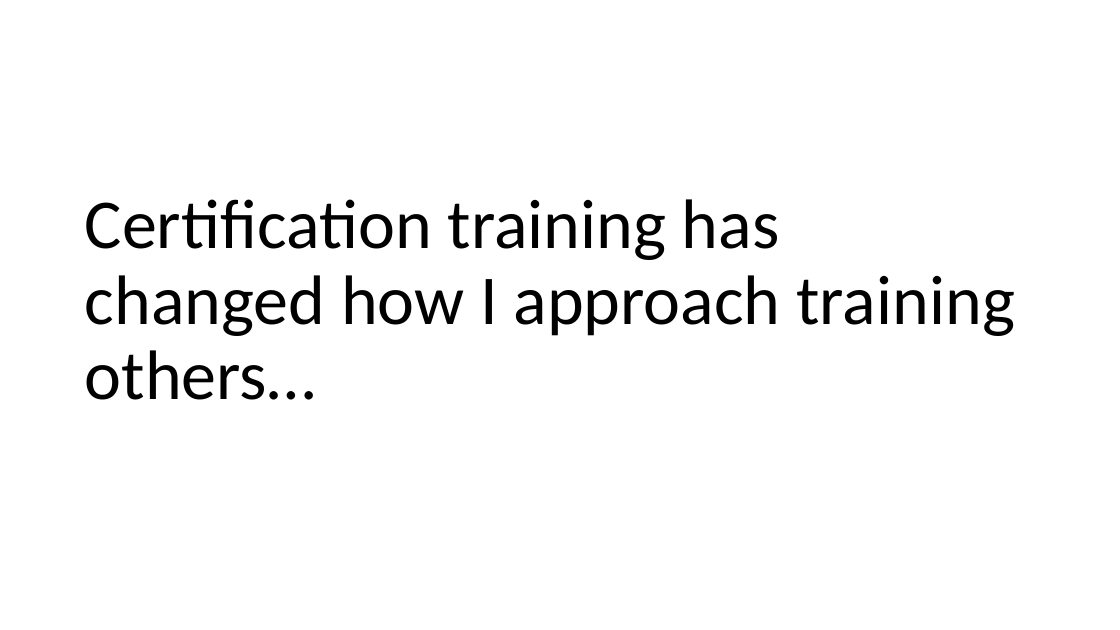
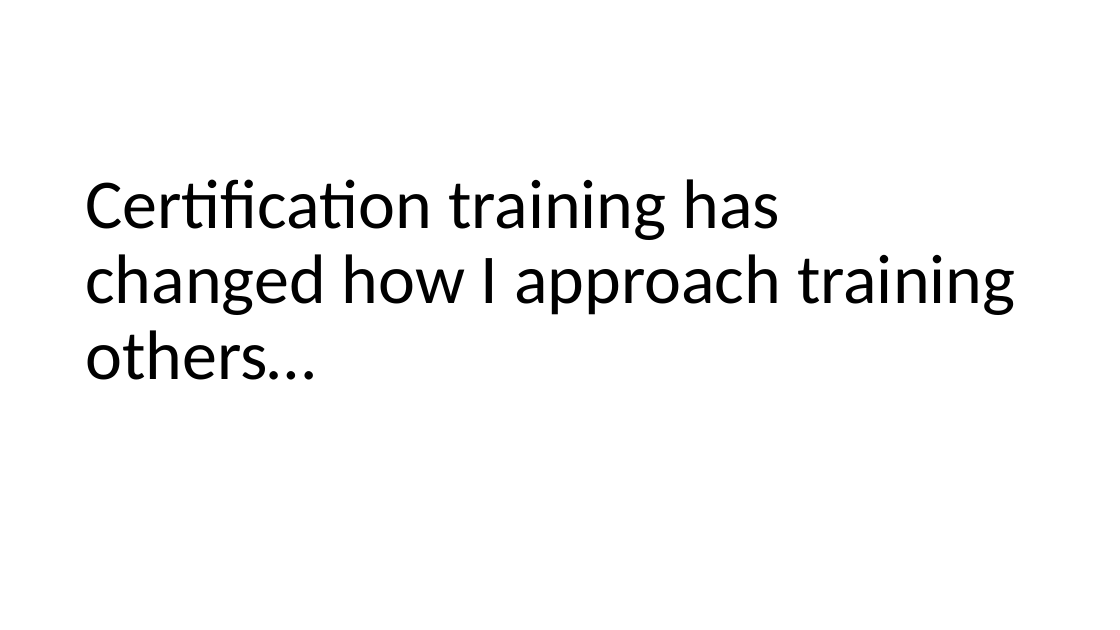
Before and after one commit to MikeKSmith/RStudioConf2020, a slide deck: slide 6 of Learn to teach_MikeKSmith.pptx (slide 7 before the commit). Drawn at 1120x630 pixels with LibreOffice and Linux fonts; fonts in the diff are those of the drawing. Boxes give left, top, right and bottom in pixels: in the first picture for what was removed or moved away, otherwise in the second. Text is boxed around its words. In the diff, an @@ line names an element or a change of style, - is before the commit and + after.

```diff
--- a/Learn to teach_MikeKSmith.pptx
+++ b/Learn to teach_MikeKSmith.pptx
@@ title "Certification training has changed how ..." moved from (x1=85, y1=199, x2=1015, y2=400) to (x1=85, y1=179, x2=1015, y2=380) @@
```
Also in this commit, not shown: 7 other slides changed, 5 slides added, 1 slide removed.
